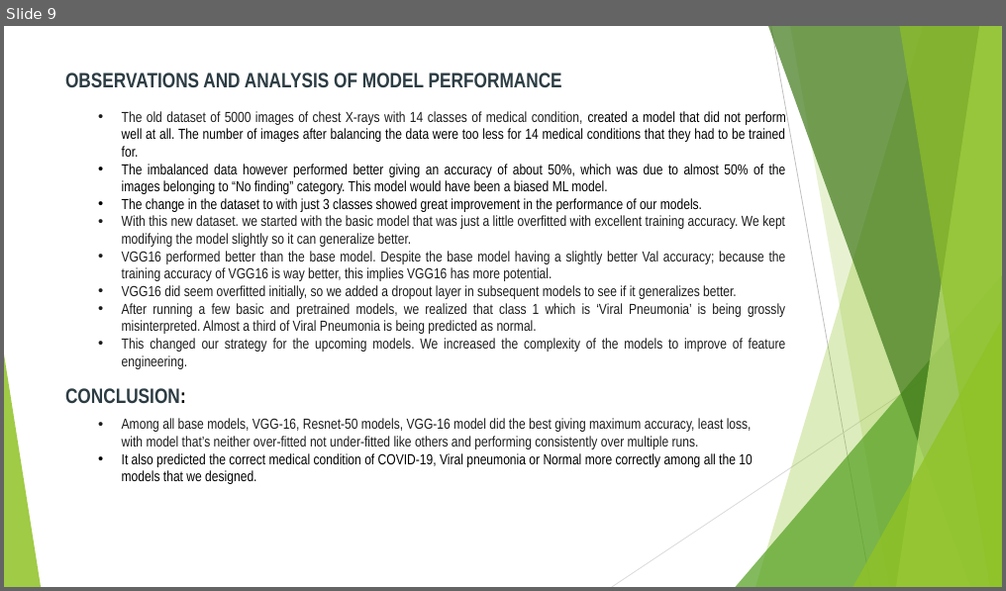
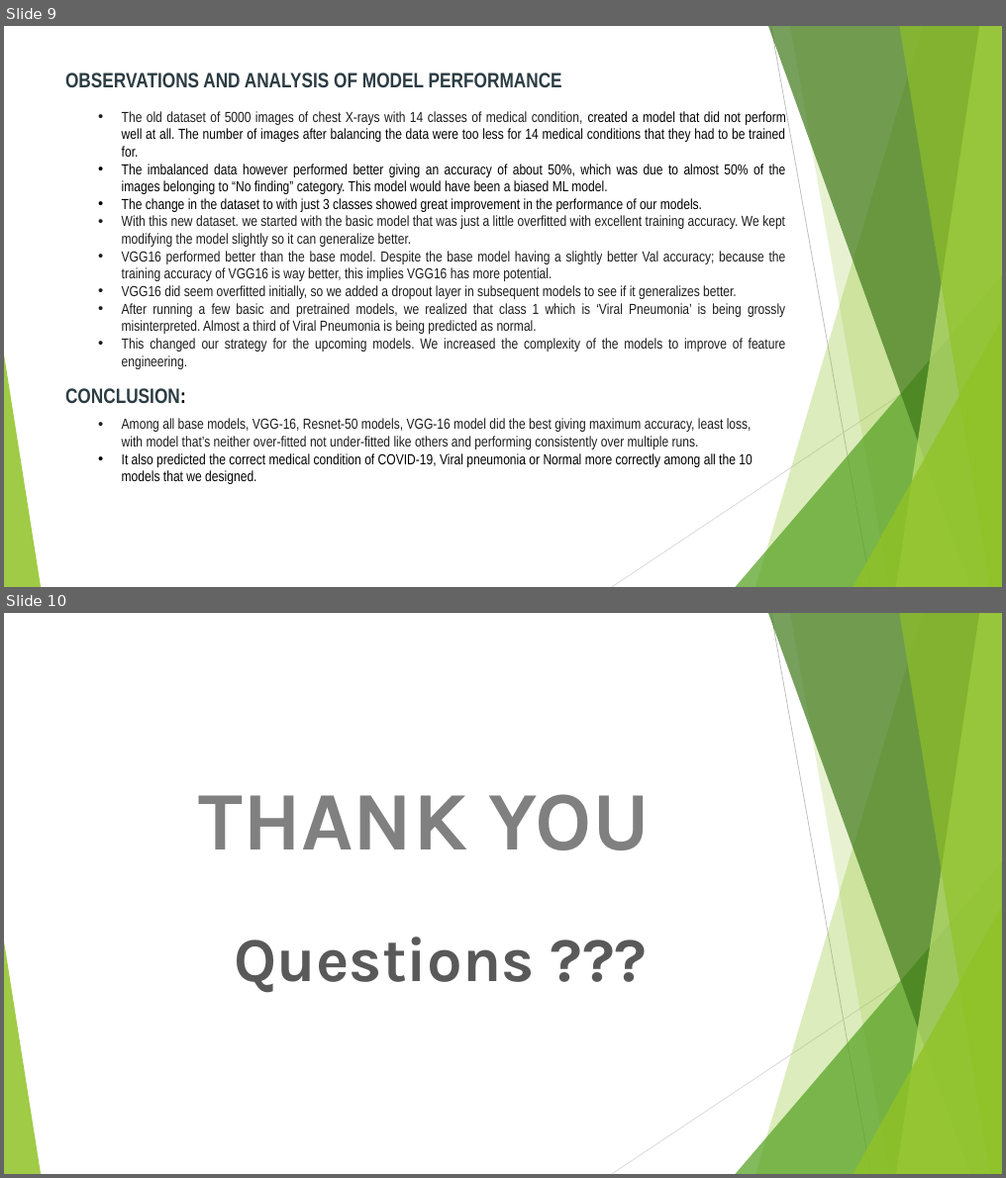
Before and after one commit to Coachnmomof3/UCB_COVID_Prediction_Model, a slide deck: Segment2/Dahsboard_Slides.pptx. Shown one above the other, each under a label of ours: slide 9 before the commit, slides 9 and 10 after it. The pictures are 1006x591 and 1006x1178 pixels, drawn with LibreOffice and Linux fonts; fonts in the diff are those of the drawing. Boxes give left, top, right and bottom in pixels: in the first picture for what was removed or moved away, otherwise in the second. Text is boxed around its words. In the diff, an @@ line names an element or a change of style, - is before the commit and + after.

```diff
--- a/Segment2/Dahsboard_Slides.pptx
+++ b/Segment2/Dahsboard_Slides.pptx
@@ slide 10 added at [4,613,1002,1174], background #FFFFFF; not listed: 10 template elements that a slide beside it also shows @@
@@ text added at [199,794,649,851], 80 pt, text #808080, bold @@
+THANK YOU
@@ text added at [235,937,535,993], 60 pt, text #595959, bold @@
+Questions ???
```
Also in this commit, not shown: 3 other files.
